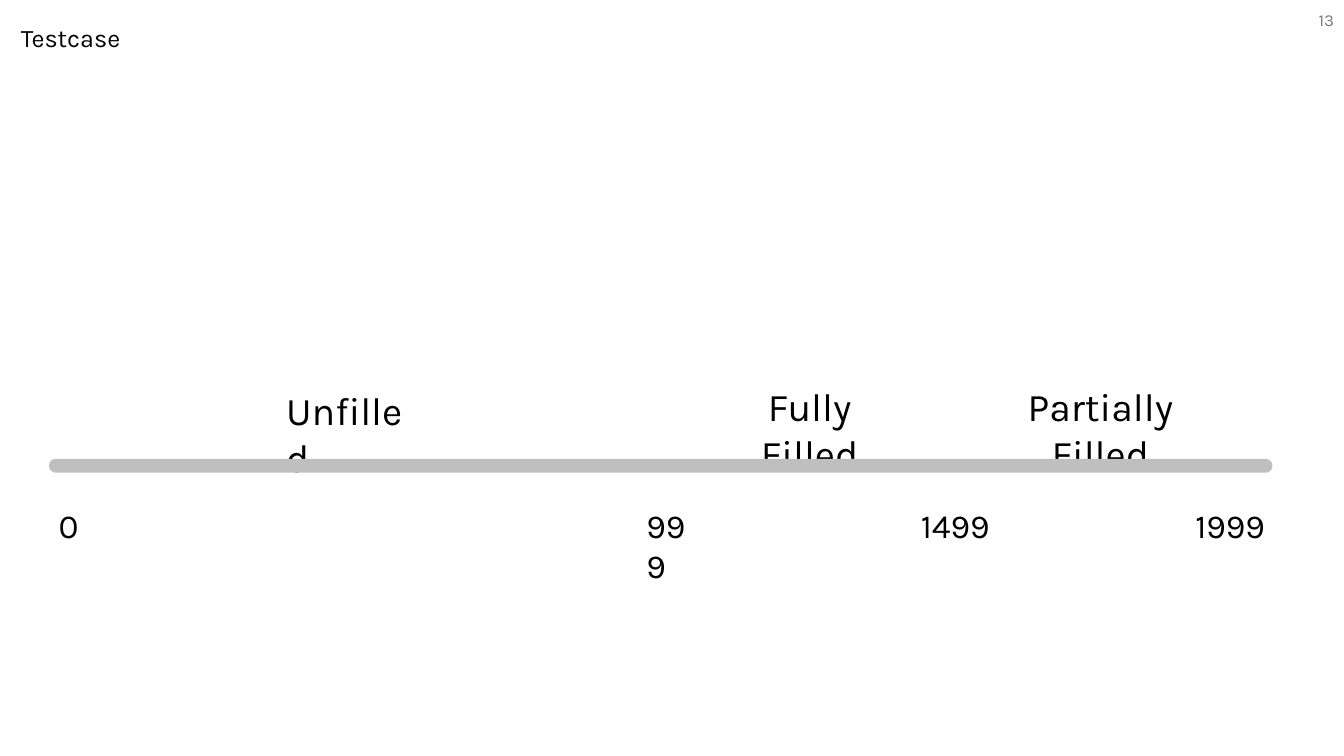
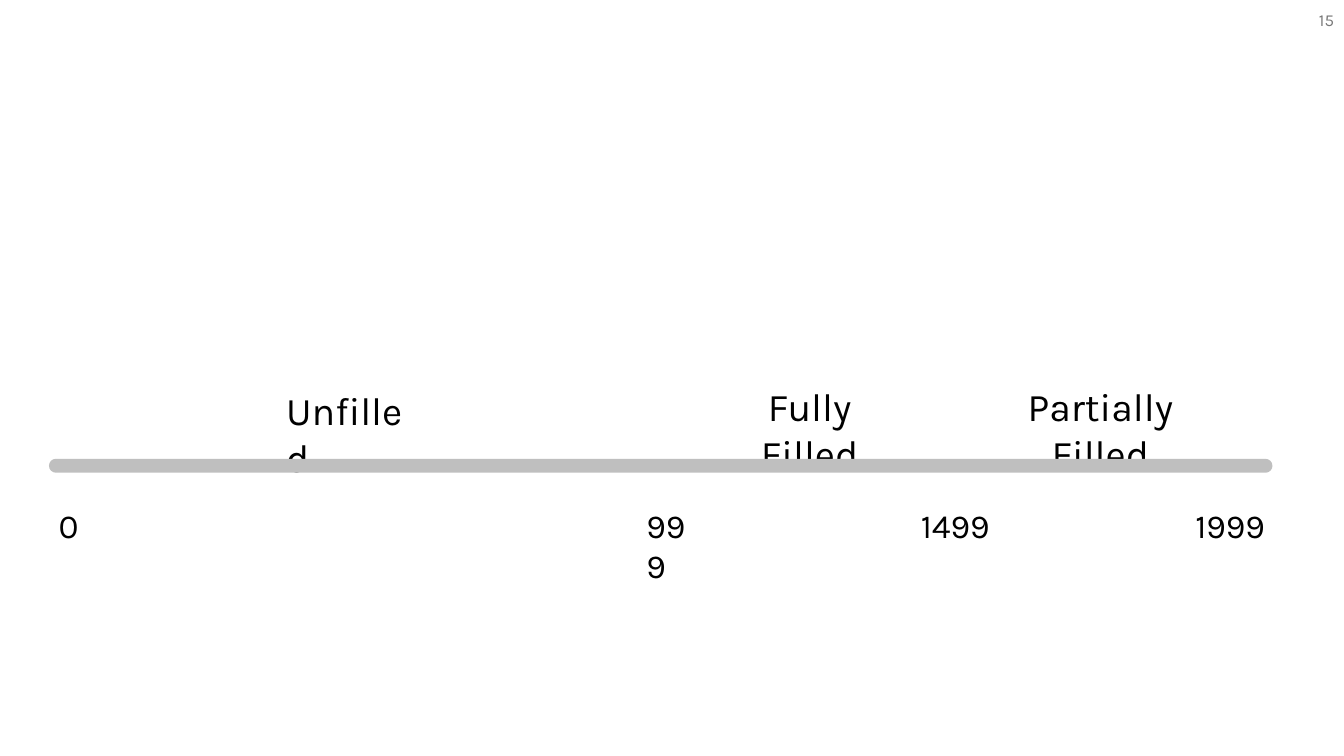
Before and after one commit to TerryChengTW/Dc3n, a slide deck: slide 15 of dc3n.pptx (slide 13 before the commit). Drawn at 1344x756 pixels with LibreOffice and Linux fonts; fonts in the diff are those of the drawing. Boxes give left, top, right and bottom in pixels: in the first picture for what was removed or moved away, otherwise in the second. Text is boxed around its words. In the diff, an @@ line names an element or a change of style, - is before the commit and + after.

```diff
--- a/dc3n.pptx
+++ b/dc3n.pptx
@@ page number at (x1=1319, y1=15, x2=1334, y2=26): text changed @@
-13
+15
@@ text removed at (x1=21, y1=31, x2=120, y2=48) @@
-Testcase
```
Also in this commit, not shown: 11 other slides changed, 1 slide removed.
